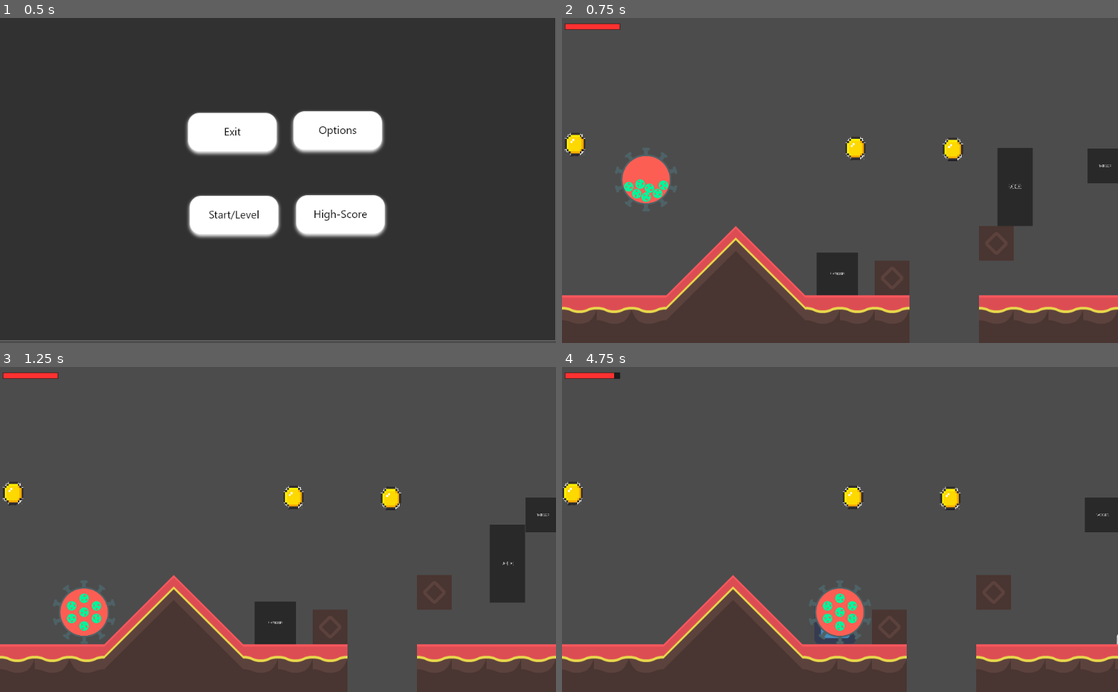
Above: before the commit, frames 1-4 (two rows, left to right).
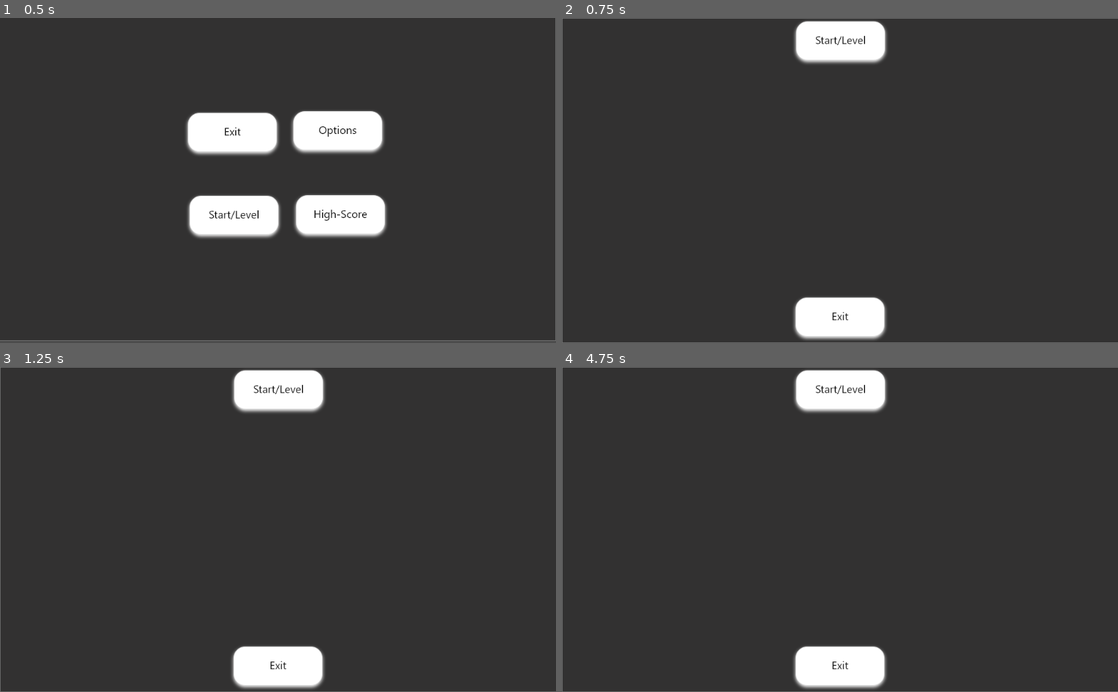
Above: after the commit, the same moments.

Repository: INF19IT2/2d-Jump-n-Run-SE
Game: Godot game, scene res://Scenes/MainScene/MainScene.tscn
Two runs of this game, one before a commit and one after it. Both use one fixed random seed, a clock stepped at 60 frames per second and the inputs below. The engine's default icon, where the game draws it, is replaced by a stand-in: a white triangle on a blue panel in a dark square.
Inputs (mouse positions are in pixels of both pictures, inside the frame that each line leads up to):
- Up to frame 1 (0.5 s): no input
- Up to frame 2 (0.75 s): click (795, 216) at 0.5 s
- Up to frame 3 (1.25 s): no input
- Up to frame 4 (4.75 s): click (840, 393) at 1.27 s; tap Enter (shoot) at 2, 2.85 s; hold Shift (running) 2.03-2.78 s; hold D (move_right) 2.03-3.53 s; tap W (move_up) at 2.27, 3.02, 4.52 s; hold A (move_left) 3.53-4.28 s; tap F (test_dmg) at 3.6 s; hold D (move_right) from 4.28 s (still down); tap Shift (running) at 4.35 s

Frame 1 is identical in both runs. In frame 2, 88% of the frame differs, in the area x 0-100%, y 0-100%; in frame 3, 88%; in frame 4, 90%.

Commit message:
adds level selection screen

Diff:
--- /dev/null
+++ b/2d-Jump-n-Run-SE/Scenes/LevelSelection/LevelSelection.tscn
@@ -0,0 +1,40 @@
+[gd_scene load_steps=5 format=2]
+
+[ext_resource path="res://imagesFiles/Main_Scene/grey_background.png" type="Texture" id=1]
+[ext_resource path="res://imagesFiles/Main_Scene/Exit_Button.png" type="Texture" id=2]
+[ext_resource path="res://Scripts/LevelSelection/LevelSelection.gd" type="Script" id=3]
+[ext_resource path="res://imagesFiles/Main_Scene/StartLevel_Button.png" type="Texture" id=4]
+
+[node name="LevelSelection" type="TextureRect"]
+anchor_right = 1.0
+anchor_bottom = 1.0
+texture = ExtResource( 1 )
+script = ExtResource( 3 )
+__meta__ = {
+"_edit_use_anchors_": false
+}
+
+[node name="ExitButton" type="TextureButton" parent="."]
+anchor_left = 0.411
+anchor_top = 0.85
+anchor_right = 0.589
+anchor_bottom = 1.0
+margin_left = 0.135986
+margin_top = -6.10352e-05
+margin_right = -0.135986
+texture_normal = ExtResource( 2 )
+__meta__ = {
+"_edit_use_anchors_": false
+}
+
+[node name="TextureButton" type="TextureButton" parent="."]
+anchor_left = 0.411
+anchor_right = 0.589
+anchor_bottom = 0.15
+margin_left = 0.224976
+margin_right = -0.225037
+texture_normal = ExtResource( 4 )
+__meta__ = {
+"_edit_use_anchors_": false
+}
+[connection signal="pressed" from="ExitButton" to="." method="_on_ExitButton_pressed"]
--- /dev/null
+++ b/2d-Jump-n-Run-SE/Scripts/LevelSelection/LevelSelection.gd
@@ -0,0 +1,11 @@
+extends TextureRect
+
+func _ready():
+	pass # Replace with function body.
+
+
+
+
+func _on_ExitButton_pressed():
+	OS.alert('This is your message', 'Message Title')
+	#get_tree().change_scene("res://Scenes/MainScene/MainScene.tscn")
--- a/2d-Jump-n-Run-SE/Scripts/MainScene/MainScene.gd
+++ b/2d-Jump-n-Run-SE/Scripts/MainScene/MainScene.gd
@@ -18,12 +18,10 @@
 
 func _on_ExitButton_pressed():
 	get_tree().quit()
-	pass # Replace with function body.
 
 
 func _on_StartLevelButton_pressed():
-	get_tree().change_scene("res://Scenes/First_Level/First_Level.tscn")
-	pass # Replace with function body.
+	get_tree().change_scene("res://Scenes/LevelSelection/LevelSelection.tscn")
 
 
 
